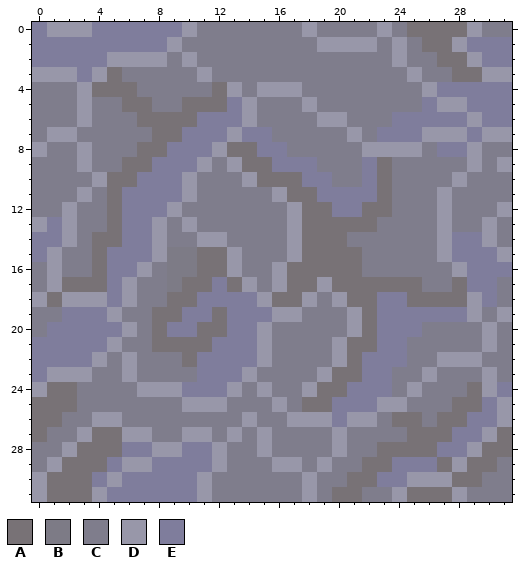
Two versions of one pixel-art file, Sprites/stone.aseprite. Above, as it was before the edit.
32x32 pixels, 1 frame. Colours within 5 levels of each other are drawn and written as one.
Palette (. is transparent): A #787276  B #7d7b86  C #7f7d8c  D #9897a9  E #7f7d9c
Pixels before, first column x 0:
 0 EDDDEEEEEEDCCCCCCCDCCCCDCAAAADCC
 1 EEEEEEEEEDCCCCCCCCCDDDDCDCAADEEE
 2 EEEEEDDDDCDCCCCCCCCCCCCCDCCAADEE
 3 DDDEDACCCCCDCCCCCCCCCCCCCDCCAADD
 4 CCCDAAACCCCCADCDDDCCCCCCCCDEEEEE
 5 CCCDCCAACCAAAEDCCCDCCCCCCCEDDEEE
 6 CCCDCCCAAAAEEEDCCCCDDCCCEEEEEDEE
 7 CDDCCCCCAAEEEDEECCCCCDCEEEDDDEDD
 8 DCCDCCCAAEEEDAAEECCCCCDDDDCEEDCC
 9 CCCDCCAAEEEDCDAAEEECCCEACCCCCDCD
10 CCCCDAAEEEDCCCDAAAEECCEACCCCDCCC
11 CCCDCAEEEEDCCCCCDAAEEEEACCCDCCCC
12 CCDCCAEEEDCCCCCCCDAAEEAACCCDCCCD
13 DEDCCAEEDCDCCCCCCDAAAAACCCCDCCDC
14 EEDCAAEEDCCDDCCCCDAAACCCCCCDEEDC
15 EDCCAEEEDBBAADCCCDAAAACCCCCDEEED
16 CDCCAEEDCBBAADCCDAAAAACCCCCCDEEE
17 CDAAAEDCCBAAEADCDAADAAAAAACCAEEC
18 DADDDEDCCAAEEEEDAADCDAAEEAAAADEC
19 CCEEEDCCAAEEAEEEDDCCCDAEEEEEEDCD
20 CEEEEEDCAEEAAEEDCCCCCDAEEECCCCDC
21 EEEEEDCCAAAAEEEDCCCCDAAEECCCCCDC
22 EEEEDCDCCCAEEEEDCCCCDAEEECCDDDCC
23 EDDDCCDCCCCEEEDCCCCDAAEECCDCCCDC
24 DAACCCCDDDEEEDCDCCDAAEEECDCCCADE
25 AAACCCCCCCDDDCCCDCAAEEEDDCCCAAED
26 AACCDDCCCCCCCCDCCDDDEDDCAACAAEED
27 ACCDAADDCCDDCDCDCCCCDCCCCAAAEEDA
28 CCDAAAEEDDEEDCCDCCCCDCCAAAAEEDAA
29 CDAAAEDDEEEEDCCCDDCDCCAAEEEADAAC
30 DAAAEDEEEEEDCCCCCCDCCAAEEDDDAACC
31 DAAADEEEEEEDCCCCCCDCAACCDAAADCCC
The same view after the edit:
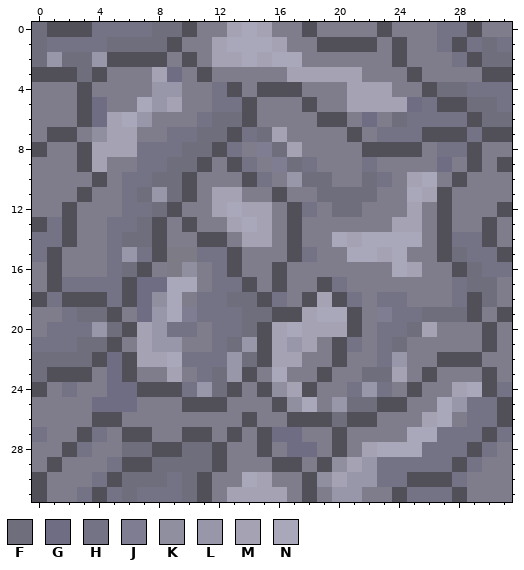
Colours new in this view: F #6e6e7c  G #6e6d84  H #747386  J #7f7d92  K #908fa0  L #9897a9  M #a4a2b3  N #a9a8ba
Difference:
layer "full" added
layer "Layer 1" removed
colour D: #9897a9 -> #515059
Changed rows in their new state; - is a pixel that keeps its letter.
Layer "full":
first column x 0:
 0 F---HHHHFF---MNM---------CCHH---
 1 FHHHHFFFF---MNNNM---------CH-HFH
 2 FLFFL-------MMNMNN---------CH-FF
 3 ---F-C--MG-------MMMMM------CC--
 4 ----CCC-LL--H--------MMM---FFHHH
 5 ----G-CNLMCCHH-------MMMMGH--FFH
 6 ----GMNLCCCHFF--------G-FHHHH-FF
 7 ----KMM-CHHFF-HFM------HHH---H--
 8 ----MMMHHHFF-HCJFM---------HH---
 9 ----M-CHHFF---HCJFH---HC---G----
10 -----CHHFF-----HCLFF--FH-MN-----
11 -----CHFLF--MM---CCFFFFC-NM-----
12 -----CHHF---MNMM--HCFFCC-M------
13 -H---HHF-----MNM--CCCCC-MM------
14 HH--CHFF------MM--CCNMNNNN--HH--
15 H---CHLH---HH-----HCCNNMN---FHH-
16 ----CHF---KCH----CCCCC--NM---FHH
17 --HHHH-GGNNCHH---CC-HCCCCC--HFF-
18 -H---H-GKNCHHFF-HC-M-HCHHCCCH-F-
19 --HFF--GLNJHHHFF--MNN-CJHHFFF---
20 -HHHLF-MLHHCHHF-MNMMM-CHHFM-----
21 HHHFF--MLLCCHFL-MLM--HCHF-------
22 FFFF-G-MMNHHHLF-MM---CCHL-------
23 F----G---M-HFL--N---CCFFM-------
24 -CH--GG---HLF---KM-CCHLH----MN-H
25 CCC-GGG----------KNCLFF----NLHH-
26 CC------------------F---CCMNCHH-
27 H---HC----------GG-------NNHHH-H
28 ---HCCFF--FF-----GG---MNNNHHH-HC
29 --CCCH--FFFF--------KMLHHHHH-HC-
30 -CCCH-FFFHF---NM---KMLLHH---HC--
31 -CCH-HFHHHF--MMMM---LL---HHH----
Where, in picture pixels (left, top, right, bottom), the same in both pictures:
changed: (32, 22, 512, 502)
